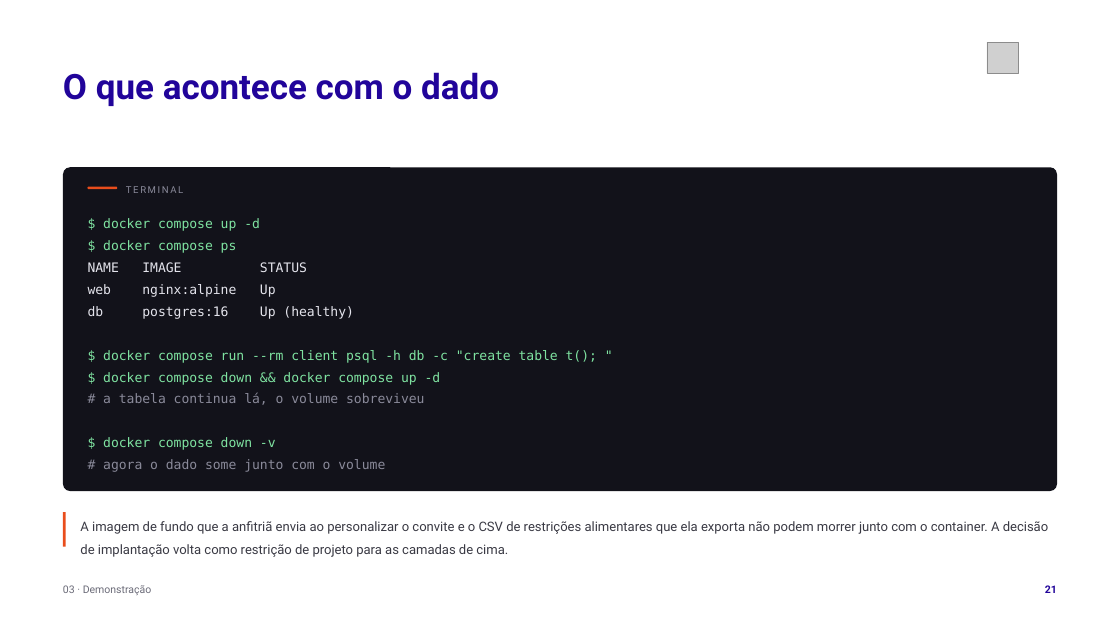
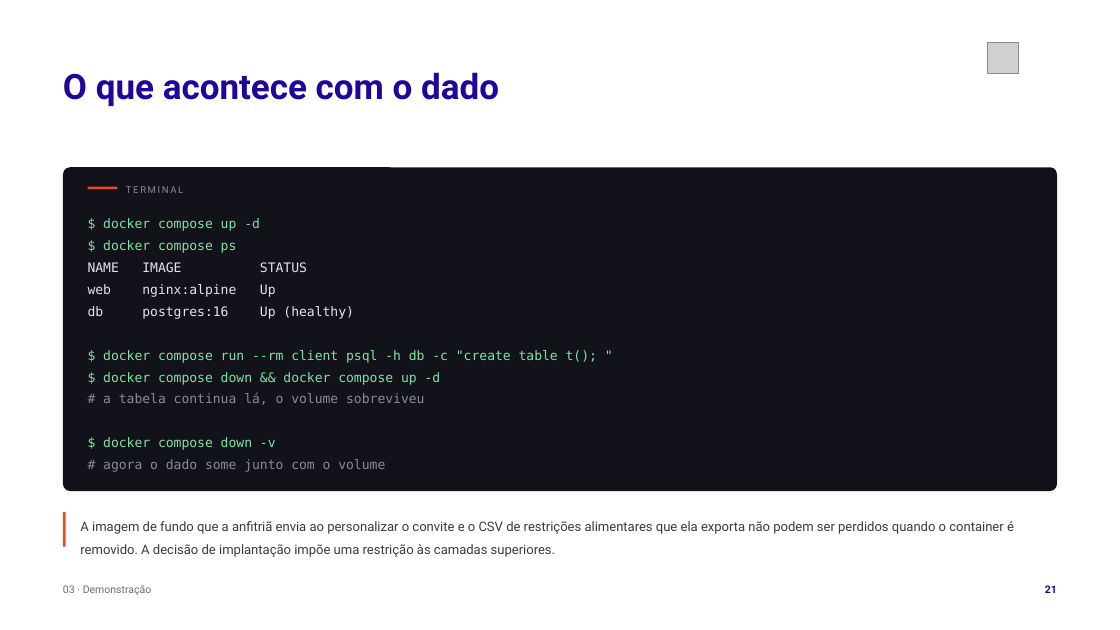
Before and after one commit to tcpassos/invite-app, a slide deck: slide 21 of trabalhos/T1-Docker-Invite-People.pptx. Drawn at 1120x630 pixels with LibreOffice and Linux fonts; fonts in the diff are those of the drawing; grey boxes stand for pictures. Boxes give left, top, right and bottom in pixels: in the first picture for what was removed or moved away, otherwise in the second. Text is boxed around its words. In the diff, an @@ line names an element or a change of style, - is before the commit and + after.

```diff
--- a/trabalhos/T1-Docker-Invite-People.pptx
+++ b/trabalhos/T1-Docker-Invite-People.pptx
@@ text at (80, 521, 1014, 557): text changed @@
-A imagem de fundo que a anfitriã envia ao personalizar o convite e o CSV de restrições alimentares que ela exporta não podem morrer junto com o container. A decisão de implantação volta como restrição de projeto para as camadas de cima.
+A imagem de fundo que a anfitriã envia ao personalizar o convite e o CSV de restrições alimentares que ela exporta não podem ser perdidos quando o container é removido. A decisão de implantação impõe uma restrição às camadas superiores.
```
Also in this commit, not shown: 20 other slides changed, 20 other files.
